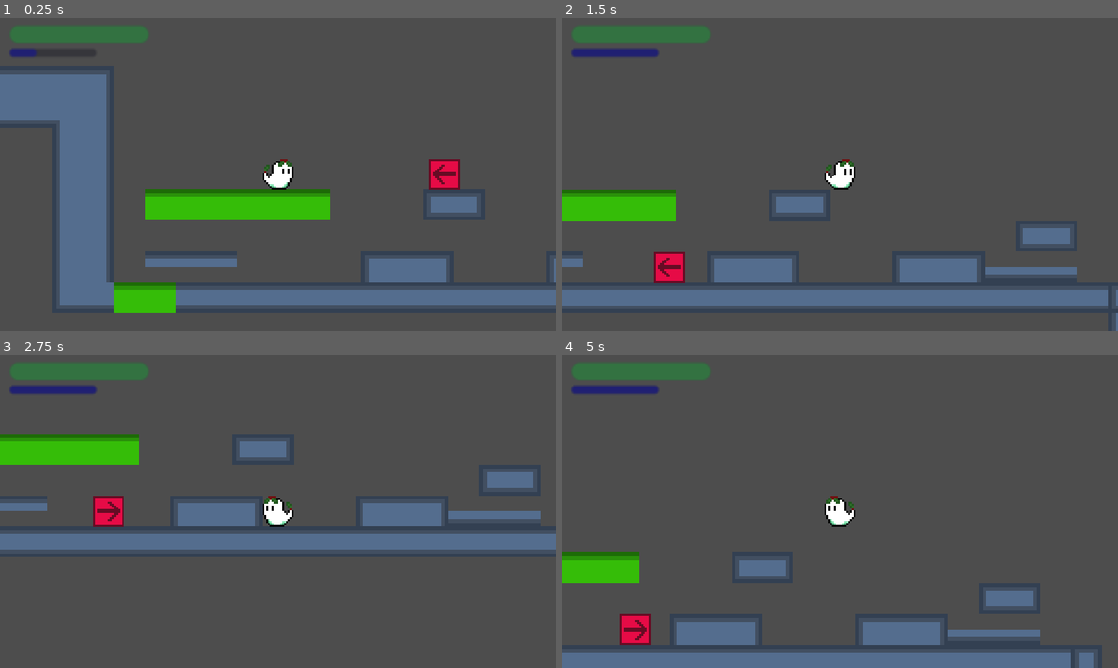
Above: before the commit, frames 1-4 (two rows, left to right).
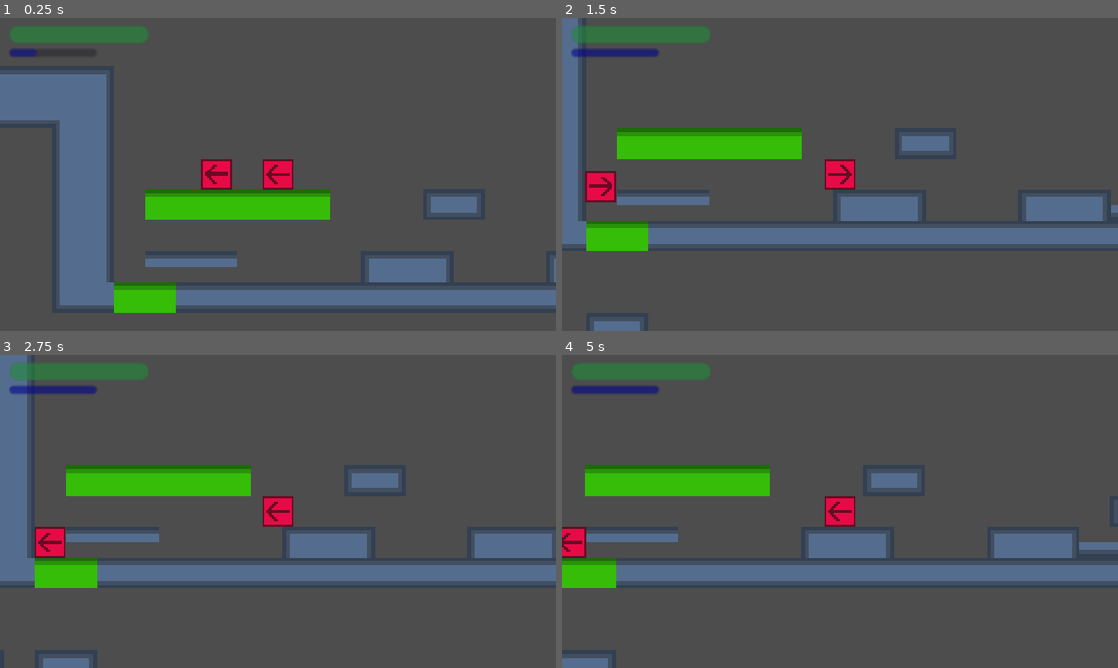
Above: after the commit, the same moments.

Repository: boiledEgg11/mis-tulto-game-project
Game: Godot game, scene res://node_2d.tscn
The game is run twice, just before and just after one commit, with the same random seed, the same clock (stepped at 60 frames per second) and the same inputs.
Inputs (mouse positions are in pixels of both pictures, inside the frame that each line leads up to):
- Up to frame 1 (0.25 s): no input
- Up to frame 2 (1.5 s): tap Enter at 0.5 s; move the mouse to (962, 158) at 0.52 s; hold Right (right) from 0.53 s (still down); tap I (i) at 0.6 s; click (962, 158) at 0.67 s; tap Up (up) at 0.77, 1.07 s; tap J (j) at 0.8, 1.35 s; move the mouse to (728, 190) at 1.27 s
- Up to frame 3 (2.75 s): tap Up (up) at 1.52, 1.82, 2.3 s; tap L (l) at 1.55, 2.1 s; move the mouse to (333, 442) at 2.02 s; release Right (right) at 2.03 s; hold Left (left) from 2.03 s (still down)
- Up to frame 4 (5 s): move the mouse to (812, 574) at 2.77 s; release Left (left) at 2.78 s; hold Right (right) 2.78-4.28 s; tap Up (up) at 2.85, 3.02, 3.32, 3.77, 4.07, 4.52, 4.82 s; click (812, 574) at 2.92 s; tap I (i) at 3.05, 3.6 s; move the mouse to (1006, 558) at 3.52 s; tap J (j) at 3.8, 4.35 s; move the mouse to (673, 464) at 4.27 s; hold Left (left) from 4.28 s (still down); tap L (l) at 4.55 s

The runs differ from the first frame. In frame 1, 1.6% of the frame differs, in the area x 36-83%, y 45-55%; in frame 2, 32%, in the area x 0-100%, y 0-100%; in frame 3, 28%; in frame 4, 26%.

Commit message:
Generalized player stats such as speed to make changes while possessing easier; also fixed the bug with possessing, which possessing two enemies with 1 dash resulted in one enemy dissapearing; now the dash ends upon 1 possess.

Diff:
--- a/codes/character_body_2d.gd
+++ b/codes/character_body_2d.gd
@@ -1,6 +1,4 @@
 extends CharacterBody2D
-var SPEED = 120.0
-var JUMP_VELOCITY = -400.0
 var DASHING = false
 const DASH_SPEED = 480
 var direction = 1
@@ -8,10 +6,8 @@
 var ENEMY_COLLISION = false
 var DASH_Y_CHANGE = 0
 var CROUCH = false
-var SLIDE = 0
 var DASH_DIRECTION = 0
 var DASH_MOVE = false
-var DAMAGE_MULTIPLIER = -1
 var CROUCH_BLOCK = false
 var INVINCIBLE = false
 var floating = false
@@ -29,7 +25,7 @@
 		TEXTURE_LOCK = true
 		if DAMAGE > 0:
 			$Sprite2D.texture = load("res://assets/placeholder_death.png")
-			$PlayerHealth.value += DAMAGE * DAMAGE_MULTIPLIER
+			$PlayerHealth.value += DAMAGE * STATUS.damage_multiplier
 		if $PlayerHealth.value <= 0:
 			_death()
 		INVINCIBLE = true
@@ -50,6 +46,7 @@
 	Autoloads.PLAYER_POSITION_Y = position.y
 	move_and_slide()
 	if Autoloads.PLAYER_POSSESSING:
+		$PossessArea/PossessShape.disabled = true
 		STATUS = Autoloads.POSSESS_STATUS
 		if INVINCIBLE:
 			$DamageCollision/PlayerDamageCollision.shape.size = Vector2(0, 0)
@@ -61,10 +58,10 @@
 				$Sprite2D.flip_h = false
 			if not is_on_floor():
 				STATUS.slide = 5
-				DAMAGE_MULTIPLIER = -1.2
+				STATUS.damage_multiplier = -1.2
 			else:
 				STATUS.slide = 30
-				DAMAGE_MULTIPLIER = -1
+				STATUS.damage_multiplier = -1
 			if not is_on_floor() and not floating:
 				if Input.is_action_pressed("down"):
 					velocity += get_gravity() * delta * 2.5
@@ -72,7 +69,7 @@
 					velocity += get_gravity() * delta * 1.5
 			if is_on_floor():
 				if Input.is_action_just_pressed("up"):
-					velocity.y = JUMP_VELOCITY
+					velocity.y = STATUS.jump
 			if direction:
 				velocity.x = STATUS.speed * direction
 			if not direction:
@@ -111,18 +108,18 @@
 			if not TEXTURE_LOCK:
 				if CROUCH:
 					STATUS.speed = 30
-					$Player_Shape.shape.size = Vector2(15.5, 7.75)
-					$Player_Shape.position = Vector2(0, 3.875)
+					$Player_Shape.shape.size = Vector2(STATUS.hitbox_x, STATUS.hitbox_y / 2)
+					$Player_Shape.position = Vector2(0, STATUS.hitbox_y / 4)
 					if not INVINCIBLE:
-						$DamageCollision/PlayerDamageCollision.shape.size = Vector2(10, 5)
-						$DamageCollision/PlayerDamageCollision.position = Vector2(0, 3.875)
+						$DamageCollision/PlayerDamageCollision.shape.size = Vector2(STATUS.hitbox_x * (2/3), STATUS.hitbox_y * (1/3))
+						$DamageCollision/PlayerDamageCollision.position = Vector2(0, STATUS.hitbox_y / 4)
 					$Sprite2D.texture = load("res://assets/placeholder_player_crouch.png")
 				if not CROUCH:
 					STATUS.speed = 120
-					$Player_Shape.shape.size = Vector2(15.5, 15.5)
+					$Player_Shape.shape.size = Vector2(STATUS.hitbox_x, STATUS.hitbox_y)
 					$Player_Shape.position = Vector2(0, 0)
 					if not INVINCIBLE:
-						$DamageCollision/PlayerDamageCollision.shape.size = Vector2(10, 10)
+						$DamageCollision/PlayerDamageCollision.shape.size = Vector2(STATUS.hitbox_x * (2/3), STATUS.hitbox_y * (2/3))
 						$DamageCollision/PlayerDamageCollision.position = Vector2(0, 0)
 					$Sprite2D.texture = load("res://assets/placeholder_player.png")
 			if is_on_floor():
@@ -190,6 +187,8 @@
 					$PossessArea/PossessShape.disabled = true
 func _process(delta: float) -> void:
 	_dash_recover_process(1)
+	if Autoloads.PLAYER_POSSESSING:
+		$PossessArea/PossessShape.disabled = true
 
 func _dash_recover_process(delta:float) -> void:
 	$DashRecover.value += delta * 1
--- a/codes/rigid_body_2d.gd
+++ b/codes/rigid_body_2d.gd
@@ -1,8 +1,8 @@
 extends CharacterBody2D
 var SPEED = 50
 var direction = -1
-var health = 2
-var possess_health = 2
+var health = 1
+var possess_health = 0
 var SLIDE
 var INVINCIBLE = false
 func _ready() -> void:
@@ -50,8 +50,6 @@
 func _process(delta: float) -> void:
 		if health == 0:
 			queue_free()
-		if Autoloads.PLAYER_POSSESSING and possess_health > 0:
-			possess_health = 0
 		if possess_health == 0:
 			Autoloads.POSSESS_STATUS = {"speed": 50, "jump": -250, "slide": 60, "damage_multiplier": -0.8, "hitbox_y": 15.5, "hitbox_x": 15.5}
 			possess_health = -1
--- /dev/null
+++ b/codes/testenemy2.gd
@@ -0,0 +1,59 @@
+extends CharacterBody2D
+var SPEED = 50
+var direction = -1
+var health = 2
+var possess_health = 2
+var SLIDE
+var INVINCIBLE = false
+func _ready() -> void:
+	$EnemyArea/CollisionShape2D.disabled = false
+func _physics_process(delta: float) -> void:
+	if possess_health > health and health != 0:
+		possess_health = health
+	move_and_slide()
+	if possess_health > 0:
+		velocity.x = direction * SPEED
+		$EnemyArea/CollisionShape2D.disabled = false
+		$Sprite2D.visible = true
+		if not is_on_floor():
+				velocity += get_gravity() * delta * 1.5
+	else:
+			INVINCIBLE = true
+			position.x = Autoloads.PLAYER_POSITION_X
+			position.y = Autoloads.PLAYER_POSITION_Y
+			$EnemyArea/CollisionShape2D.disabled = true
+			$Sprite2D.visible = false
+			if Autoloads.PLAYER_POSSESS_STOP:
+				_possess_stop()
+func _possess_stop() -> void:
+	Autoloads.PLAYER_POSSESS_STOP = false
+	possess_health = 1
+	velocity.y = -100
+	velocity.x = 0
+	health = 1
+	await get_tree().create_timer(1).timeout
+	INVINCIBLE = false
+func _on_left_collision_check_body_entered(body: Node2D) -> void:
+	direction = 1
+	$Sprite2D.flip_h = true
+func _on_right_collision_check_body_entered(body: Node2D) -> void:
+	direction = -1
+	$Sprite2D.flip_h = false
+func _on_enemy_area_area_entered(area) -> void:
+	if not INVINCIBLE:
+		if area.name == "AttackCollision":
+			health -= 1
+			print("damaged")
+		if area.name == "PossessArea":
+			possess_health -= 1
+			print("possessed")
+func _process(delta: float) -> void:
+		if health == 0:
+			queue_free()
+		if possess_health == 0:
+			Autoloads.POSSESS_STATUS = {"speed": 50, "jump": -250, "slide": 60, "damage_multiplier": -0.8, "hitbox_y": 15.5, "hitbox_x": 15.5}
+			possess_health = -1
+			Autoloads.POSSESS_SPRITE = "res://assets/placeholder_enemy.png"
+			Autoloads.PLAYER_POSSESSING = true
+			velocity.x = 0
+			velocity.y = 0
--- a/node_2d.tscn
+++ b/node_2d.tscn
@@ -9,6 +9,7 @@
 [ext_resource type="Texture2D" uid="uid://dne3xiancyp7h" path="res://assets/placeholder_tileset.png" id="5_rj586"]
 [ext_resource type="Script" uid="uid://cc0rtmvte20dk" path="res://codes/rigid_body_2d.gd" id="8_rj586"]
 [ext_resource type="Texture2D" uid="uid://b7dpufmafxgyw" path="res://assets/placeholder_enemy.png" id="9_4d7sh"]
+[ext_resource type="Script" uid="uid://c5heq53boj1k3" path="res://codes/testenemy2.gd" id="10_ir8iy"]
 
 [sub_resource type="RectangleShape2D" id="RectangleShape2D_b5jwi"]
 size = Vector2(15.5, 15.5)
@@ -108,7 +109,7 @@
 
 [node name="Player" type="CharacterBody2D" parent="." unique_id=714223642 groups=["Player_collisoin"]]
 z_index = 1
-collision_layer = 4
+collision_layer = 0
 collision_mask = 5
 script = ExtResource("1_0e48y")
 
@@ -188,7 +189,7 @@
 
 [node name="EnemyTest" type="CharacterBody2D" parent="." unique_id=1630711260]
 position = Vector2(98, 0)
-collision_layer = 2
+collision_layer = 0
 collision_mask = 3
 script = ExtResource("8_rj586")
 
@@ -215,6 +216,37 @@
 collision_mask = 8
 
 [node name="CollisionShape2D" type="CollisionShape2D" parent="EnemyTest/EnemyArea" unique_id=947598378]
+shape = SubResource("RectangleShape2D_f5w1v")
+
+[node name="EnemyTest2" type="CharacterBody2D" parent="." unique_id=871149970]
+position = Vector2(-20, 0)
+collision_layer = 0
+collision_mask = 3
+script = ExtResource("10_ir8iy")
+
+[node name="Sprite2D" type="Sprite2D" parent="EnemyTest2" unique_id=1785007946]
+texture = ExtResource("9_4d7sh")
+
+[node name="EnemyTestCollision" type="CollisionShape2D" parent="EnemyTest2" unique_id=1580353255]
+shape = SubResource("RectangleShape2D_dmgr1")
+
+[node name="LeftCollisionCheck" type="Area2D" parent="EnemyTest2" unique_id=1514178106]
+position = Vector2(-8, 0)
+
+[node name="CollisionShape2D" type="CollisionShape2D" parent="EnemyTest2/LeftCollisionCheck" unique_id=262479670]
+shape = SubResource("RectangleShape2D_nfudh")
+
+[node name="RightCollisionCheck" type="Area2D" parent="EnemyTest2" unique_id=2109190624]
+position = Vector2(8, 0)
+
+[node name="CollisionShape2D" type="CollisionShape2D" parent="EnemyTest2/RightCollisionCheck" unique_id=696586175]
+shape = SubResource("RectangleShape2D_nfudh")
+
+[node name="EnemyArea" type="Area2D" parent="EnemyTest2" unique_id=1667929739 groups=["damage"]]
+collision_layer = 10
+collision_mask = 8
+
+[node name="CollisionShape2D" type="CollisionShape2D" parent="EnemyTest2/EnemyArea" unique_id=292008142]
 shape = SubResource("RectangleShape2D_f5w1v")
 
 [node name="Area2D" type="Area2D" parent="." unique_id=7964720 groups=["float"]]
@@ -236,3 +268,6 @@
 [connection signal="body_entered" from="EnemyTest/LeftCollisionCheck" to="EnemyTest" method="_on_left_collision_check_body_entered"]
 [connection signal="body_entered" from="EnemyTest/RightCollisionCheck" to="EnemyTest" method="_on_right_collision_check_body_entered"]
 [connection signal="area_entered" from="EnemyTest/EnemyArea" to="EnemyTest" method="_on_enemy_area_area_entered"]
+[connection signal="body_entered" from="EnemyTest2/LeftCollisionCheck" to="EnemyTest2" method="_on_left_collision_check_body_entered"]
+[connection signal="body_entered" from="EnemyTest2/RightCollisionCheck" to="EnemyTest2" method="_on_right_collision_check_body_entered"]
+[connection signal="area_entered" from="EnemyTest2/EnemyArea" to="EnemyTest2" method="_on_enemy_area_area_entered"]
Not shown, added: codes/testenemy2.gd.uid
Not shown, added: tscn/node_2d.tscn2998685071.tmp
